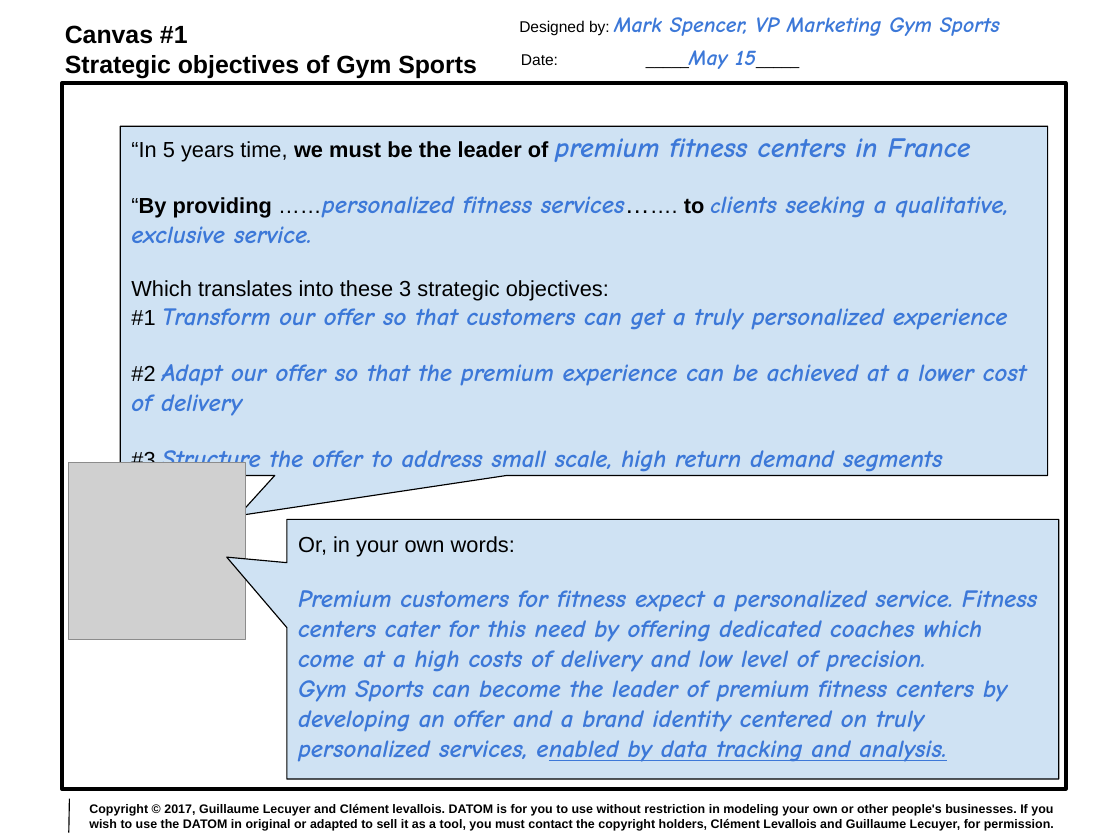
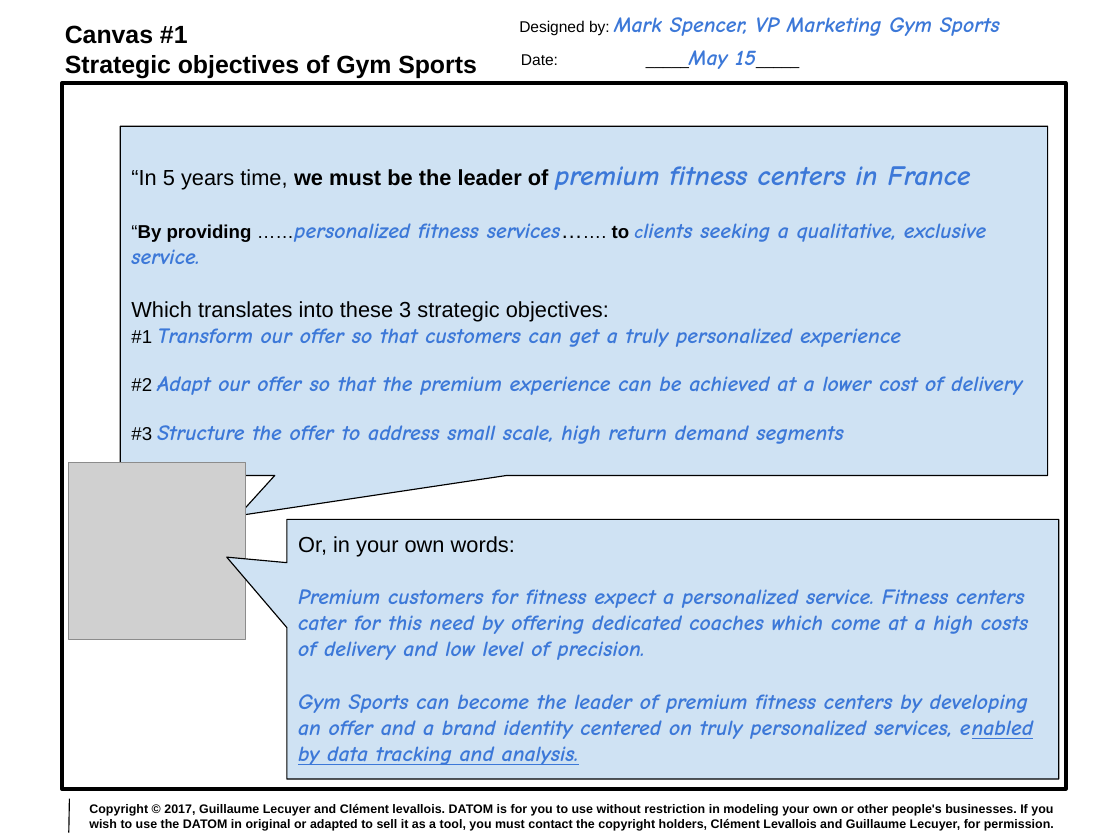
Before and after one commit to DDBM/main, a slide deck: slide 2 of docs/ppt/en/gym sports/Datom-Gym Sports-EN.pptx. Drawn at 1120x840 pixels with LibreOffice and Linux fonts; fonts in the diff are those of the drawing; grey boxes stand for pictures. Boxes give left, top, right and bottom in pixels: in the first picture for what was removed or moved away, otherwise in the second. Text is boxed around its words. In the diff, an @@ line names an element or a change of style, - is before the commit and + after.

```diff
--- a/docs/ppt/en/gym sports/Datom-Gym Sports-EN.pptx
+++ b/docs/ppt/en/gym sports/Datom-Gym Sports-EN.pptx
@@ text in rounded speech box at [131, 223, 1022, 444]: size 14 to 12 pt in "“By providing ……personalized services……. to clients", "#1", "#2", "#3"; size 16 to 14 pt in "……personalized fitness services……. clients seeking a qualita ...", "Transform our offer so that customers can ...", "Adapt our offer so that the premium ...", "Structure the offer to address small scale, ..." @@
@@ text in rounded speech box at [298, 589, 1033, 765]: size 16 to 14 pt @@
```
Also in this commit, not shown: 34 other files.
